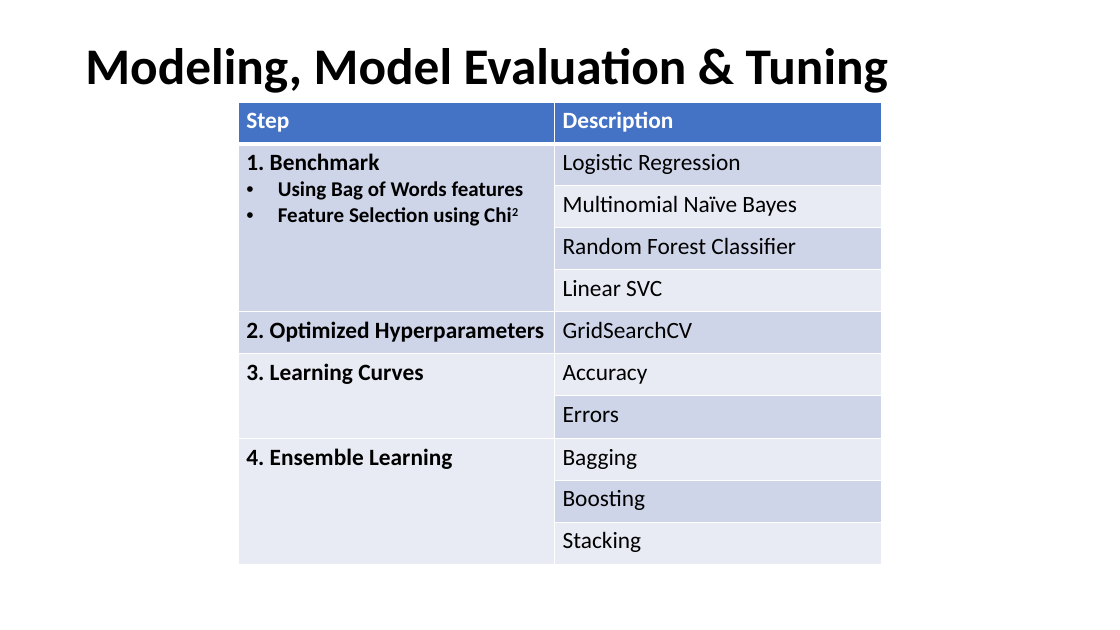
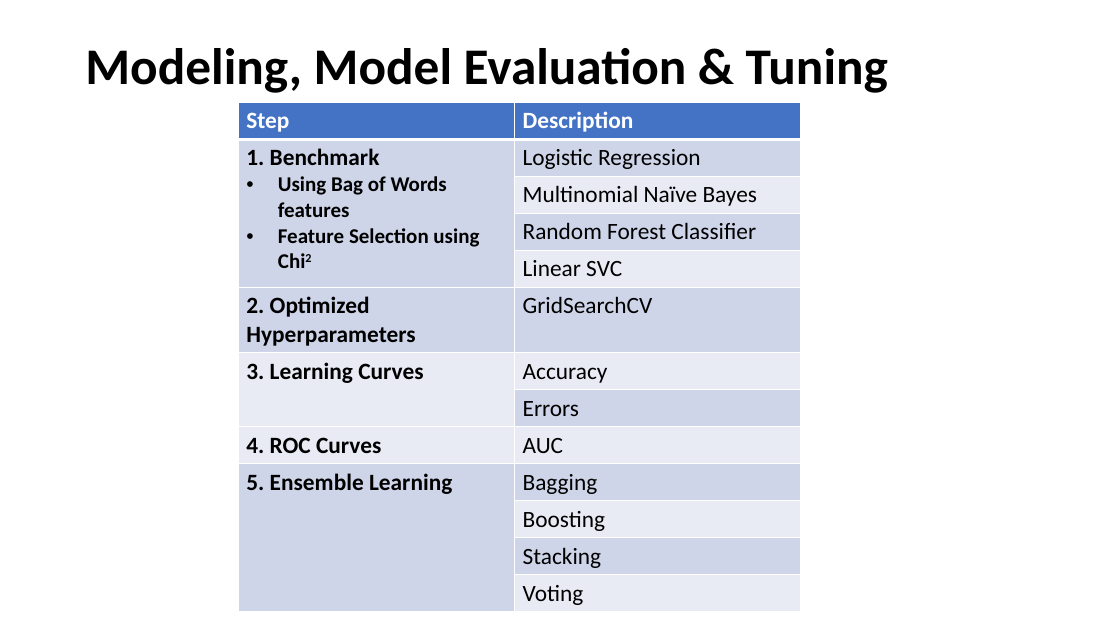
Before and after one commit to CSML1010-3-2020/NLPCourseProject, a slide deck: slide 7 of Milestone02.pptx. Drawn at 1120x630 pixels with LibreOffice and Linux fonts; fonts in the diff are those of the drawing. Boxes give left, top, right and bottom in pixels: in the first picture for what was removed or moved away, otherwise in the second. Text is boxed around its words. In the diff, an @@ line names an element or a change of style, - is before the commit and + after.

Commit message:
Updated PPT
Friday evening updates PPT added ROC-AUC and Voting

```diff
--- a/Milestone02.pptx
+++ b/Milestone02.pptx
@@ table at <box>238,102,801,609</box> @@
-row 9: 4. Ensemble Learning | Bagging
+row 9: 4. ROC Curves | AUC
+row 10: 5. Ensemble Learning | Bagging
+row 13:  | Voting
@@ table: place and size @@
-table at <box>238,102,881,565</box>
+table at <box>238,102,801,609</box>
```
Also in this commit, not shown: 13 other slides changed, 2 slides added.
